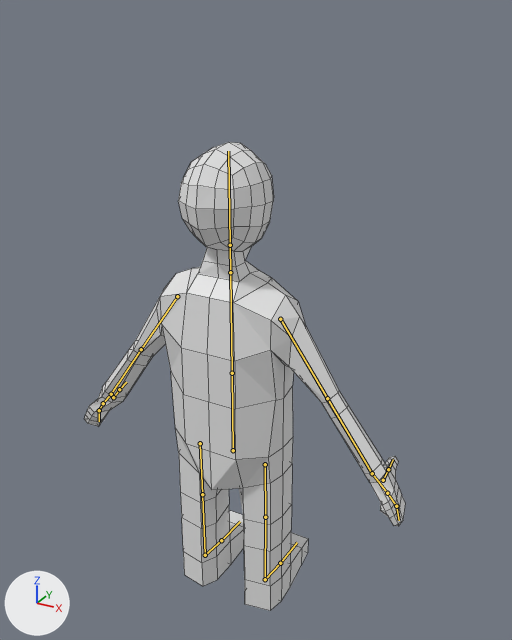
Two versions of the Blender file models/omi.blend, one commit apart.
Before and after are seen from a camera (50 mm lens) standing at (3.4, -6.2, 6.32) and looking at (0.11, -0.22, 3.33). The lights are fixed; the arrows at lower left show +X, +Y and +Z. The bones that bend it are drawn over the model as lines. Mesh edges are drawn as thin lines.
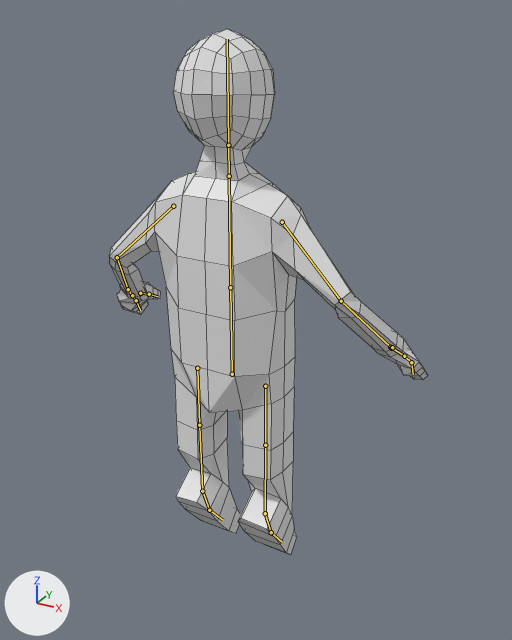
The newer file adds an action. The first version stands in its rest pose; the second is drawn at frame 15 of the action 'jump'.

Location of each change, (x1, y1, x2, y2) in pixels of the pictures (512 x 640 px):
'Cube', posed (12% taller): before (84, 142, 406, 611); after (109, 29, 428, 555)
bone 'torso', root to tip: before (233, 450) to (232, 373); after (232, 374) to (230, 287)
bone 'upper_arm.L', root to tip: before (177, 296) to (141, 349); after (173, 206) to (117, 257)
bone 'lower_arm.L', root to tip: before (141, 349) to (111, 394); after (117, 257) to (128, 289)
bone 'thumb_1.L', root to tip: before (113, 397) to (119, 389); after (140, 293) to (149, 294)
bone 'upper_arm.R', root to tip: before (280, 319) to (327, 398); after (282, 222) to (341, 301)
bone 'lower_arm.R', root to tip: before (327, 398) to (372, 473); after (341, 301) to (390, 347)
bone 'thumb_1.R', root to tip: before (383, 480) to (388, 469); after (391, 348) to (392, 347)

The change in detail:
Bone 'torso' (bone_torso) moves from (0.0, 0.0, 0.0) to (0.0, 0.96, 0.0).
Bone 'upper_arm.L' (bone_upper_arm_l) turns from (0, 0, 0) to (1, 1, 14) degrees about its own x, y and z.
Bone 'lower_arm.L' (bone_lower_arm_l) turns from (0, 0, 0) to (32, 32, -25) degrees about its own x, y and z.
Bone 'thumb_1.L' (bone_thumb_1_l) turns from (0, 0, 0) to (-62, 25, 4) degrees about its own x, y and z.
Bone 'upper_arm.R' (bone_upper_arm_r) turns from (0, 0, 0) to (1, -1, -14) degrees about its own x, y and z.
Bone 'lower_arm.R' (bone_lower_arm_r) turns from (0, 0, 0) to (32, -32, 25) degrees about its own x, y and z.
Bone 'thumb_1.R' (bone_thumb_1_r) turns from (0, 0, 0) to (-62, -25, -4) degrees about its own x, y and z.
Bone 'toes_control.L' (bone_toes_control_l) turns from (0, 0, 0) to (-46, 0, 0) degrees about its own x, y and z.
Bone 'toes_control.R' (bone_toes_control_r) turns from (0, 0, 0) to (-46, 0, 0) degrees about its own x, y and z.
